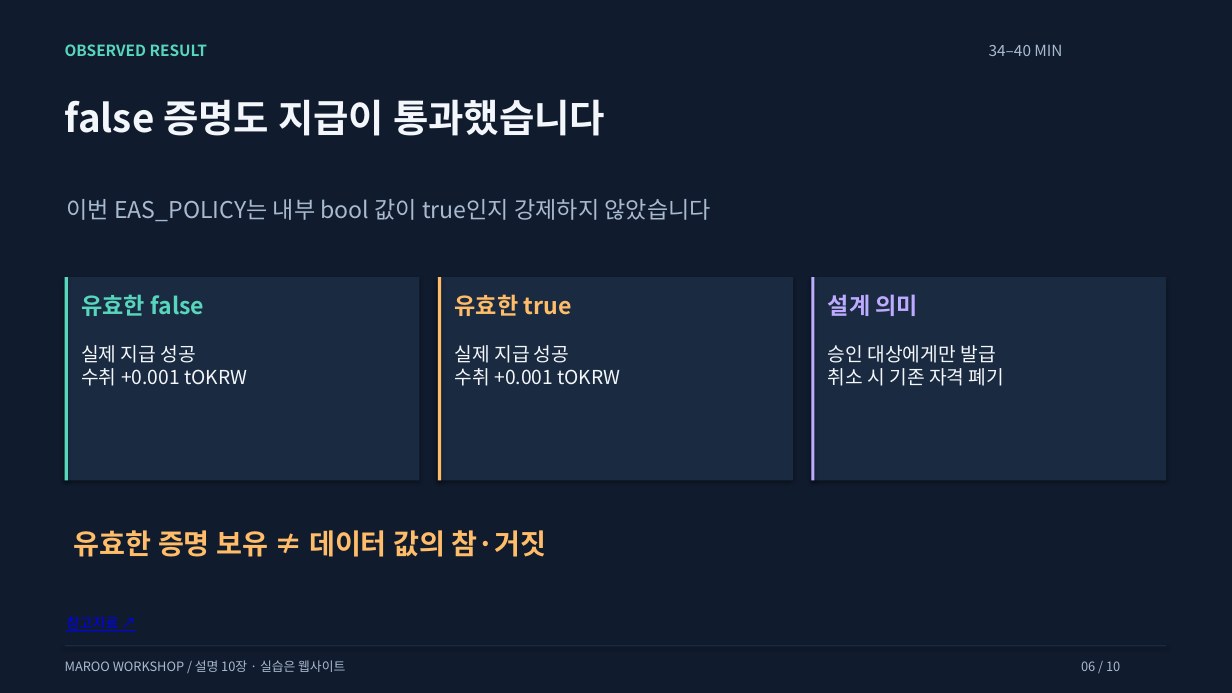
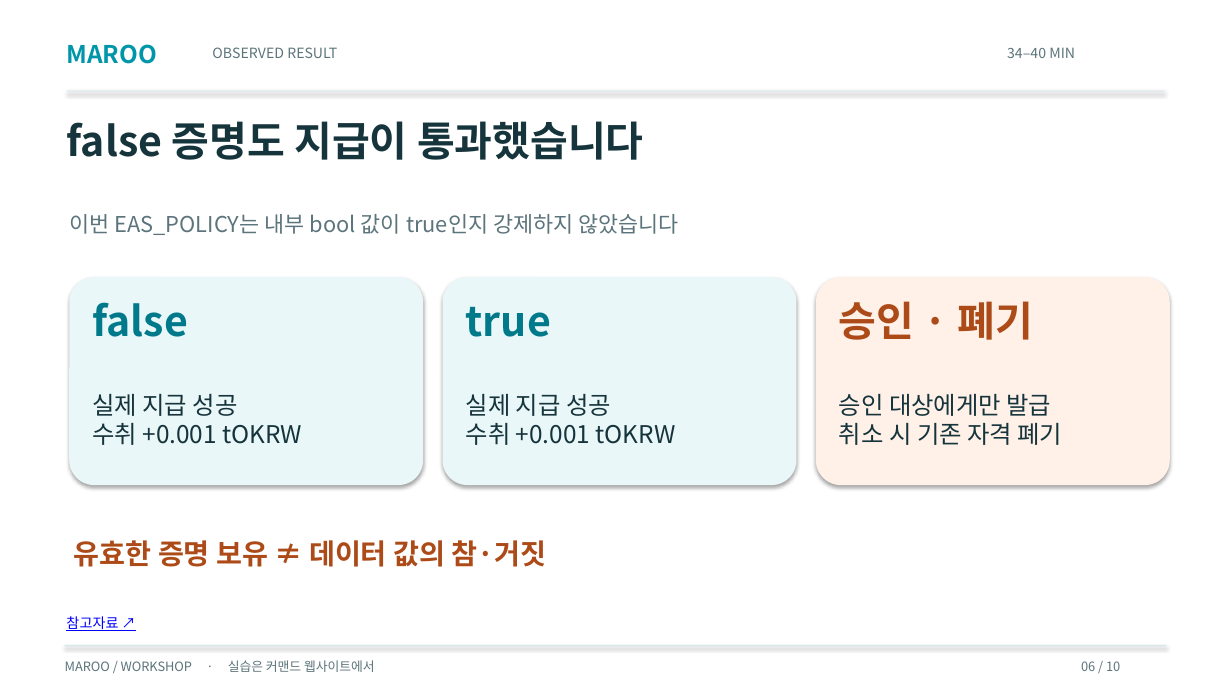
Before and after one commit to nubro999/maroo-devrel-workshop, a slide deck: slide 6 of workshop/Workshop_Slides.pptx. Drawn at 1232x693 pixels with LibreOffice and Linux fonts; fonts in the diff are those of the drawing. Boxes give left, top, right and bottom in pixels: in the first picture for what was removed or moved away, otherwise in the second. Text is boxed around its words. In the diff, an @@ line names an element or a change of style, - is before the commit and + after.

Commit message:
Restyle workshop and cheatsheet with white and Maroo core colors

```diff
--- a/workshop/Workshop_Slides.pptx
+++ b/workshop/Workshop_Slides.pptx
@@ rectangle at [0, 0, 1232, 693]: fill #101B2D to #FFFFFF @@
@@ text added at [66, 44, 156, 64], 19 pt, text #0096AA, bold @@
+MAROO
@@ text "OBSERVED RESULT": place and size @@
-text "OBSERVED RESULT" at [65, 44, 207, 56]
+text "OBSERVED RESULT" at [212, 47, 337, 58]
@@ text "OBSERVED RESULT" at [212, 47, 337, 58]: size 12 to 11 pt, text colour #58D6BD to #5C747B, bold off @@
@@ text "34–40 MIN": place and size @@
-text "34–40 MIN" at [989, 44, 1062, 56]
+text "34–40 MIN" at [1007, 47, 1075, 58]
@@ text "34–40 MIN" at [1007, 47, 1075, 58]: size 12 to 11 pt, text colour #A9BAD0 to #5C747B @@
@@ text "false 증명도 지급이 통과했습니다": place and size @@
-text "false 증명도 지급이 통과했습니다" at [65, 99, 605, 136]
+text "false 증명도 지급이 통과했습니다" at [66, 121, 644, 160]
@@ text "false 증명도 지급이 통과했습니다" at [66, 121, 644, 160]: size 30 to 32 pt, text colour #F3F6FA to #16343B @@
@@ rectangle added at [67, 91, 1165, 91], fill #D8E8EB @@
@@ text "이번 EAS_POLICY는 내부 bool 값이 ...": place and size @@
-text "이번 EAS_POLICY는 내부 bool 값이 ..." at [66, 199, 711, 221]
+text "이번 EAS_POLICY는 내부 bool 값이 ..." at [69, 214, 679, 235]
@@ text "이번 EAS_POLICY는 내부 bool 값이 ..." at [69, 214, 679, 235]: size 18 to 17 pt, text colour #A9BAD0 to #5C747B @@
@@ rectangle removed at [65, 277, 420, 481] @@
@@ rectangle removed at [65, 277, 68, 481] @@
@@ rounded rectangle added at [69, 277, 423, 485], fill #EAF7F9 @@
@@ rectangle removed at [438, 277, 793, 481] @@
@@ rectangle removed at [438, 277, 442, 481] @@
@@ rounded rectangle added at [443, 277, 797, 485], fill #EAF7F9 @@
@@ rectangle removed at [811, 277, 1166, 481] @@
@@ rectangle removed at [811, 277, 815, 481] @@
@@ rounded rectangle added at [816, 277, 1170, 485], fill #FFF1E8 @@
@@ text removed at [828, 294, 919, 316] @@
-설계 의미
@@ text at [92, 302, 188, 337]: text changed; size 18 to 32 pt; text colour #58D6BD to #007A8A @@
-유효한 false
+false
@@ text at [466, 306, 551, 337]: text changed; size 18 to 32 pt; text colour #FFBD69 to #007A8A @@
-유효한 true
+true
@@ text added at [839, 301, 1034, 340], 32 pt, text #AC4A18, bold @@
+승인 · 폐기
@@ text "실제 지급 성공": place and size @@
-text "실제 지급 성공" at [81, 345, 247, 386]
+text "실제 지급 성공" at [92, 394, 302, 445]
@@ text "실제 지급 성공": place and size @@
-text "실제 지급 성공" at [455, 345, 620, 386]
+text "실제 지급 성공" at [466, 394, 676, 445]
@@ size 15 to 19 pt, text colour #F3F6FA to #16343B in 3 elements at [92, 394, 302, 445], [466, 394, 676, 445], [839, 394, 1062, 445] @@
@@ text "승인 대상에게만 발급": place and size @@
-text "승인 대상에게만 발급" at [828, 345, 1004, 386]
+text "승인 대상에게만 발급" at [839, 394, 1062, 445]
@@ text "유효한 증명 보유 ≠ 데이터 ...": place and size @@
-text "유효한 증명 보유 ≠ 데이터 ..." at [74, 530, 546, 557]
+text "유효한 증명 보유 ≠ 데이터 ..." at [74, 540, 546, 567]
@@ text "유효한 증명 보유 ≠ 데이터 ..." at [74, 540, 546, 567]: text colour #FFBD69 to #AC4A18 @@
@@ rectangle at [65, 645, 1166, 646]: fill #1A2A40 to #D8E8EB @@
@@ text "06 / 10" at [1081, 661, 1120, 671]: text colour #A9BAD0 to #5C747B @@
@@ text at [65, 660, 375, 672]: text changed; text colour #A9BAD0 to #5C747B @@
-MAROO WORKSHOP / 설명 10장 · 실습은 웹사이트
+MAROO / WORKSHOP · 실습은 커맨드 웹사이트에서
```
Also in this commit, not shown: 9 other slides changed, 8 other files.
